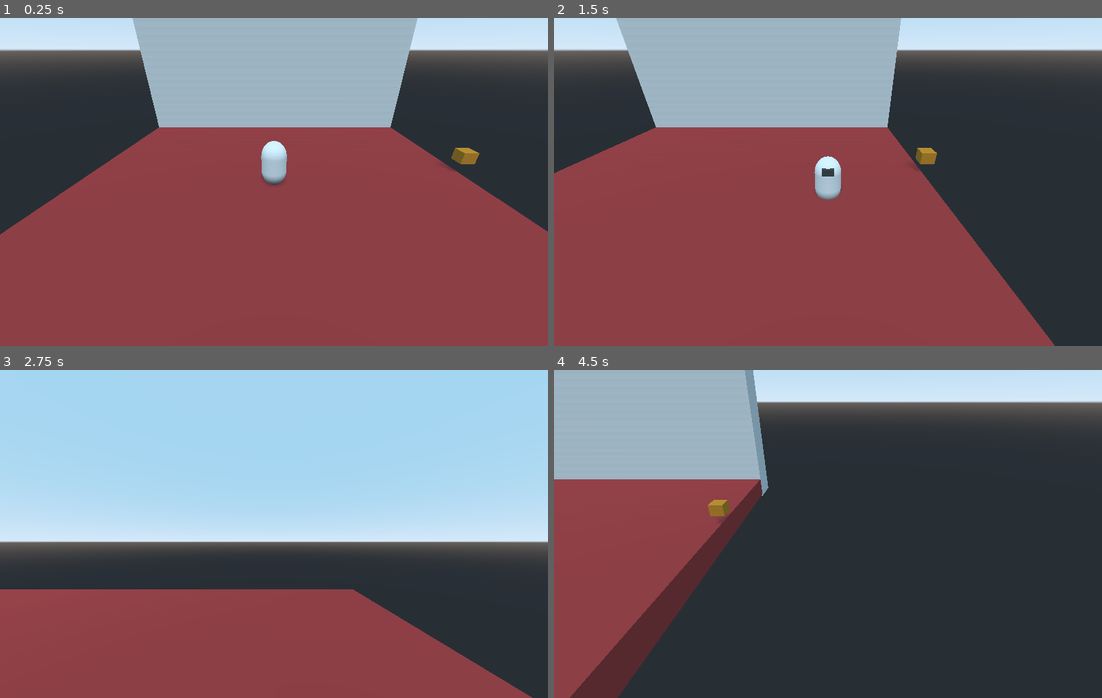
Above: before the commit, frames 1-4 (two rows, left to right).
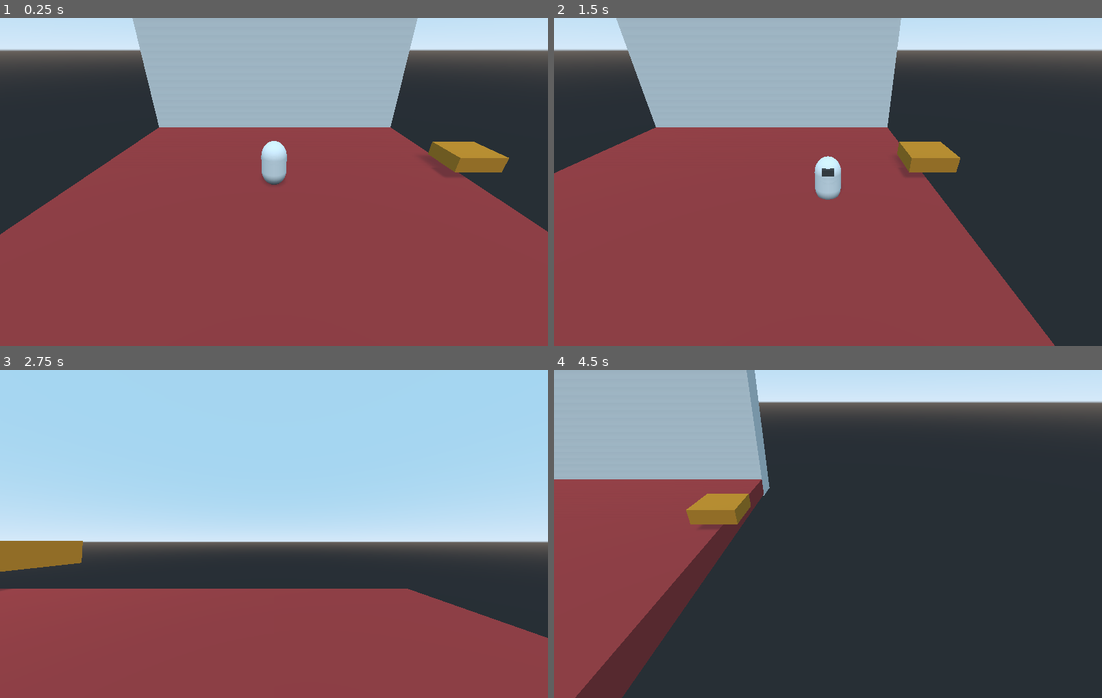
Above: after the commit, the same moments.

Repository: Carbine28/Game-to-Teach-3D-Transformation
Game: Godot game, scene res://main.tscn
The game is run twice, just before and just after one commit, with the same random seed, the same clock (stepped at 60 frames per second) and the same inputs.
Inputs (mouse positions are in pixels of both pictures, inside the frame that each line leads up to):
- Up to frame 1 (0.25 s): no input
- Up to frame 2 (1.5 s): move the mouse to (948, 165) at 0.52 s; hold D (move_right) 0.53-1.28 s; tap Space (jump) at 0.6, 0.77, 1.07 s; move the mouse to (718, 198) at 1.27 s; hold S (move_backward) from 1.28 s (still down); click (718, 198) at 1.35 s
- Up to frame 3 (2.75 s): tap Space (jump) at 1.52, 1.55, 1.82, 2.3 s; move the mouse to (328, 461) at 2.02 s; release S (move_backward) at 2.03 s; hold D (move_right) from 2.03 s (still down); tap Tab (switch_camera) at 2.1 s
- Up to frame 4 (4.5 s): move the mouse to (822, 540) at 2.77 s; release D (move_right) at 2.78 s; hold W (move_forward) from 2.78 s (still down); tap Space (jump) at 2.85, 3.02, 3.32, 3.77, 3.8, 4.07 s; move the mouse to (866, 537) at 3.52 s; click (866, 537) at 3.6 s; tap Enter at 4.25 s; move the mouse to (784, 530) at 4.27 s; tap Tab (switch_camera) at 4.35 s

The runs differ from the first frame. In frame 1, 1.1% of the frame differs, in the area x 77-93%, y 37-49%; in frame 2, 0.9%; in frame 3, 5.8%, in the area x 0-100%, y 52-100%; in frame 4, 1.8%.

Commit message:
Updated TransformableGUI to exit

Diff:
--- a/Base/GUI/transformableUI/TransformableGUI.gd
+++ b/Base/GUI/transformableUI/TransformableGUI.gd
@@ -32,8 +32,20 @@
 				pass
 
 func _on_TransformableGUI_visibility_changed():
-	if visible:
+	_resetGUI()
+	if selectedObject:
 		selectedObject._gizmo.visible = not selectedObject._gizmo.visible
+
+func _resetGUI():
+	for child in _drawAreaContainer.get_children():
+		child.queue_free() # Remove all block in draw area
+		#emit_signal("drawArea_Cleared")
+	blockStack.clear()
+	if selectedObject:
+		if visible:
+			selectedObject._gizmo.visible = false
+		else:
+			selectedObject._gizmo.visible = true
 
 # Push blocks into stack
 func _on_DrawColumn_child_entered_tree(node):
--- a/Base/World.gd
+++ b/Base/World.gd
@@ -10,6 +10,9 @@
 
 func _unhandled_input(_event):
 	if Input.is_action_pressed("quit"):
-		get_tree().quit()
+		if $Level_GUI/TransformableGUI.visible:
+			$Level_GUI/TransformableGUI.visible = false
+		else:
+			get_tree().quit()
 	if Input.is_action_just_pressed("debug_button"):
 		pass
--- a/Base/characters/player/Player.gd
+++ b/Base/characters/player/Player.gd
@@ -19,10 +19,12 @@
 var prevDirection = Vector3.ZERO
 var cameraIsActive = false
 var SpawnPoint
+var snap_vector
 
 func _ready():
 	SpawnPoint = global_translation
 	prevDirection = _camera.rotation
+	add_to_group("Player")
 
 func _physics_process(delta):
 	# Set player movement to WASD controls, normalize and rotate so direction moved is always the camera front
@@ -43,9 +45,11 @@
 	# Interpolate current velocity to desired velocity
 	velocity.x = lerp(velocity.x, direction.x * speed, acceleration * delta)
 	velocity.z = lerp(velocity.z, direction.z * speed, acceleration * delta)
+	snap_vector = get_floor_normal()
 	_jump(delta) # Check for jump inputs
 	# Finally move player
-	velocity = move_and_slide(velocity, Vector3.UP)
+
+	velocity = move_and_slide_with_snap(velocity, snap_vector, Vector3.UP, true,1, 0.785398, false)
 
 func _jump(delta):
 	# Coyote time based jumps
@@ -54,7 +58,9 @@
 	else:
 		velocity.y -= gravity * delta # Sets gravity
 		coyoteTimeCounter -= delta
+
 	if coyoteTimeCounter > 0.0 and Input.is_action_just_pressed("jump"):
+		snap_vector = Vector3.ZERO
 		velocity.y = jump
 	if (Input.is_action_just_released("jump") and velocity.y > 0.0):
 		coyoteTimeCounter = 0.0
--- a/Base/levels/level_default.tscn
+++ b/Base/levels/level_default.tscn
@@ -67,7 +67,9 @@
 shape = SubResource( 5 )
 
 [node name="object_Transformable" parent="." instance=ExtResource( 3 )]
-transform = Transform( 1, 0, 0, 0, 1, 0, 0, 0, 1, 15.0984, 1.3905, -2.22206 )
+transform = Transform( 3.12765, 0, 0, 0, 1.25409, 0, 0, 0, 3.04029, 15.0984, 1.3905, -2.22206 )
+mode = 3
+speed = 3
 
 [connection signal="camera_toggled" from="." to="Player" method="_on_level_test_camera_toggled"]
 [connection signal="body_entered" from="OutofBoundsFloor" to="." method="_on_OutofBoundsFloor_body_entered"]
--- a/Base/transformable_Objects/object.gd
+++ b/Base/transformable_Objects/object.gd
@@ -1,4 +1,4 @@
-extends StaticBody
+extends RigidBody
 
 onready var _gizmo = $gizmo
 # Position Variables
@@ -8,6 +8,7 @@
 # Object Movement Variables
 export var speed = 2
 var direction
+var old_parent
 
 func _ready():
 	_gizmo.visible = false
@@ -15,15 +16,31 @@
 	currentPosition = SpawnPoint
 	nextPosition = currentPosition
 	add_to_group("TRANSFORMABLE")
+	mode = MODE_KINEMATIC
 
 func _physics_process(delta):
 	if (currentPosition - nextPosition).length() > 0.1:
-		var direction = (nextPosition - currentPosition).normalized()
-		global_translation += (direction)  * delta
+		direction = (nextPosition - currentPosition).normalized()
+		global_translation += (direction)  * delta * speed
 
 
+# warning-ignore:unused_argument
 func _process(delta):
 		currentPosition = global_translation
 
 func moveObject(vPosition: Vector3):
 	nextPosition = currentPosition + vPosition
+
+
+#func _on_Area_body_entered(body):
+#	if body.is_in_group("Player"):
+#		old_parent = body.get_parent()
+#		old_parent.remove_child(body)
+#		self.add_child(body)
+#
+#
+#func _on_Area_body_exited(body):
+#	if body.is_in_group("Player"):
+#		self.remove_child(body)
+#		old_parent.add_child(body)
+#
--- a/Base/transformable_Objects/object.tscn
+++ b/Base/transformable_Objects/object.tscn
@@ -11,8 +11,7 @@
 [sub_resource type="BoxShape" id=3]
 extents = Vector3( 0.5, 0.5, 0.5 )
 
-[node name="object_Transformable" type="StaticBody"]
-transform = Transform( 1, 0, 0, 0, 1, 0, 0, 0, 1, 2.61068e-05, 0.00512159, -0.00173378 )
+[node name="object_Transformable" type="RigidBody"]
 script = ExtResource( 1 )
 
 [node name="model" type="Spatial" parent="."]
